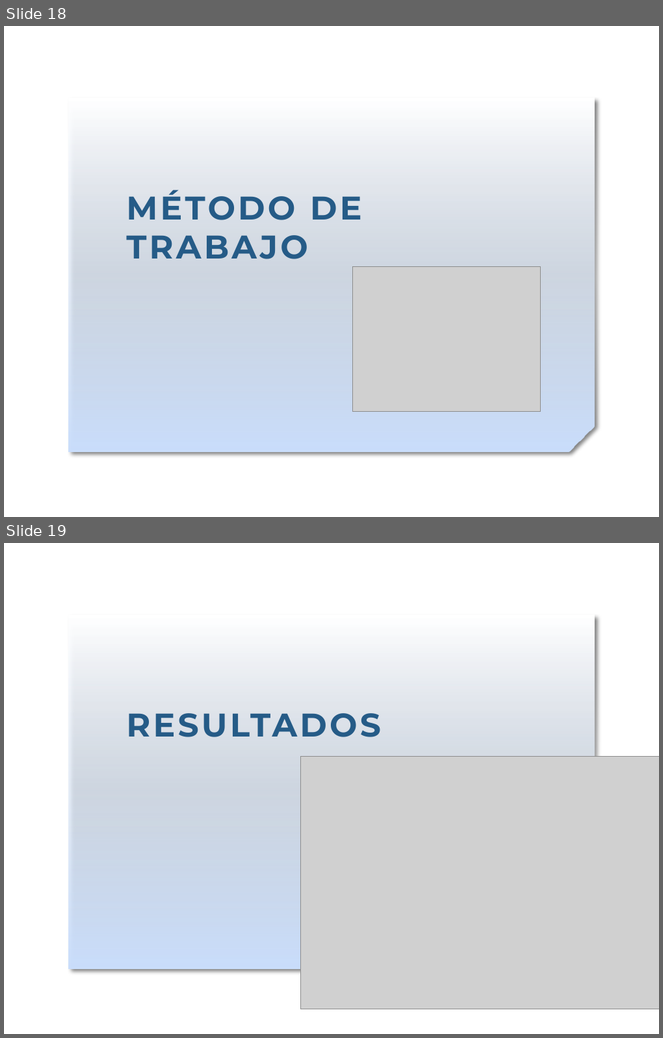
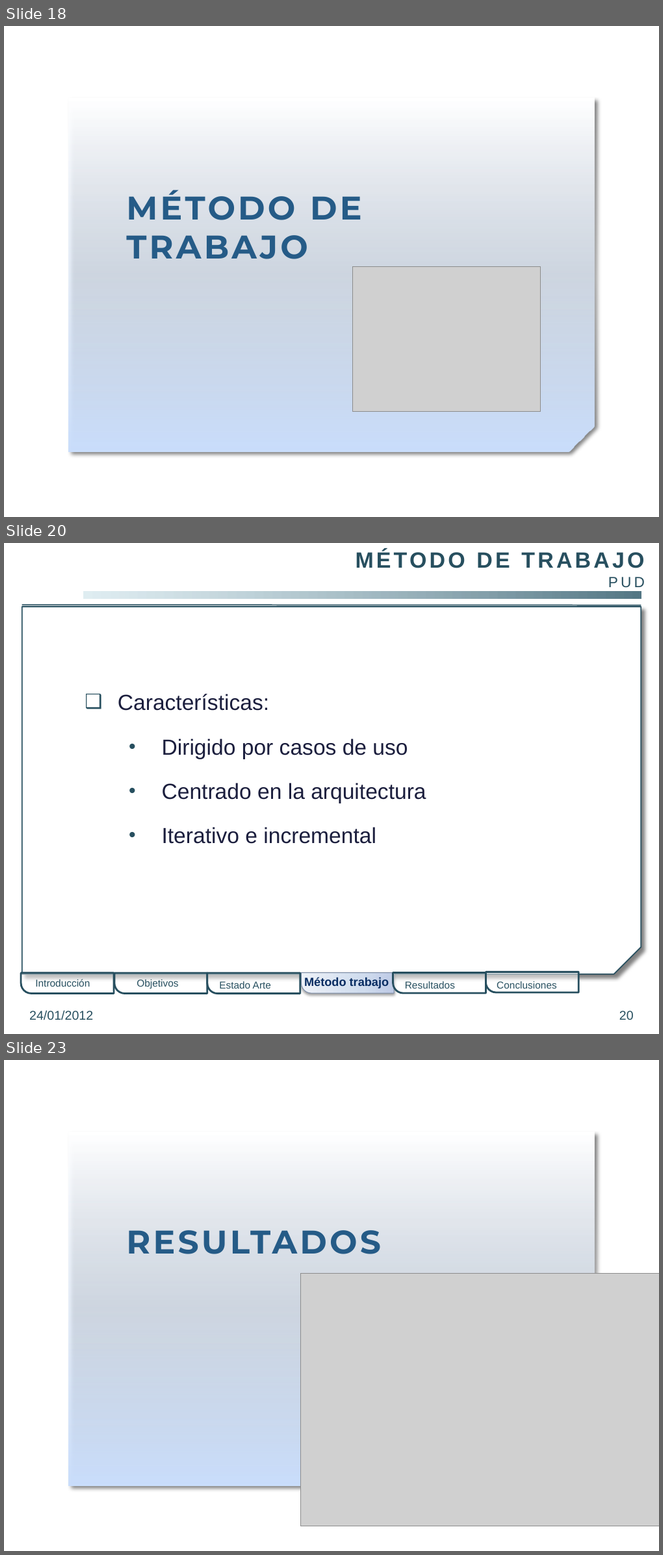
Before and after one commit to gangadhar001/repo-pfc, a slide deck: PFC/Presentacion/PresentacionPFC.pptx. Shown one above the other, each under a label of ours: slides 18 and 19 before the commit, slides 18, 20 and 23 after it; the slides between them are not shown. The pictures are 663x1038 and 663x1555 pixels, drawn with LibreOffice and Linux fonts; fonts in the diff are those of the drawing; grey boxes stand for pictures; background and template pictures are left out. Boxes give left, top, right and bottom in pixels: in the first picture for what was removed or moved away, otherwise in the second. Text is boxed around its words. In the diff, an @@ line names an element or a change of style, - is before the commit and + after.

Commit message:
- Presentación: escrita introduccion, objetivos y estado del arte

```diff
--- a/PFC/Presentacion/PresentacionPFC.pptx
+++ b/PFC/Presentacion/PresentacionPFC.pptx
@@ slide 20 added at (4, 543, 659, 1034), background picture (left out) @@
@@ text added at (356, 550, 645, 587), 24.3 pt, text #274F5F, bold @@
+MÉTODO DE TRABAJO
+PUD
@@ rectangle added at (84, 592, 641, 599), fill gradient #D0E5EC to #547785 @@
@@ snip rect added at (22, 607, 642, 974), fill #FFFFFF, outline #274F5F 1.25 pt @@
@@ line added from (22, 605) to (641, 605), #274F5F 1.25 pt @@
@@ text added at (118, 694, 426, 844), 24 pt, text #1B1E3E @@
+❑ Características:
+  • Dirigido por casos de uso
+  • Centrado en la arquitectura
+  • Iterativo e incremental
@@ round rect added at (21, 973, 114, 993), fill #FFFFFF at 50% opacity, outline #274F5F 2 pt @@
@@ text added at (35, 979, 90, 987), 11 pt, text #274F5F @@
+Introducción
@@ round rect added at (114, 974, 207, 994), fill #FFFFFF at 50% opacity, outline #274F5F 2 pt @@
@@ text added at (137, 979, 178, 989), 11 pt, text #274F5F @@
+Objetivos
@@ round rect added at (207, 974, 300, 994), fill #FFFFFF at 50% opacity, outline #274F5F 2 pt @@
@@ text added at (219, 982, 271, 989), 11 pt, text #274F5F @@
+Estado Arte
@@ round rect added at (301, 973, 394, 993), fill gradient #BFCDE7 to #D2DBED to #EDF1F9, outline #7B8CA6 0.75 pt @@
@@ text added at (304, 977, 389, 989), 13 pt, text #072C62, bold @@
+Método trabajo
@@ round rect added at (393, 973, 486, 993), fill #FFFFFF at 50% opacity, outline #274F5F 2 pt @@
@@ text added at (405, 982, 455, 989), 11 pt, text #274F5F @@
+Resultados
@@ round rect added at (486, 973, 579, 993), fill #FFFFFF at 50% opacity, outline #274F5F 2 pt @@
@@ text added at (497, 982, 557, 989), 11 pt, text #274F5F @@
+Conclusiones
@@ text added at (29, 1010, 93, 1021), 14 pt, text #274F5F @@
+24/01/2012
@@ page number added at (620, 1011, 634, 1020), 14 pt, text #274F5F @@
+20
@@ what was slide 19 is now slide 23 @@
```
Also in this commit, not shown: 13 slides changed, 3 other slides added.
